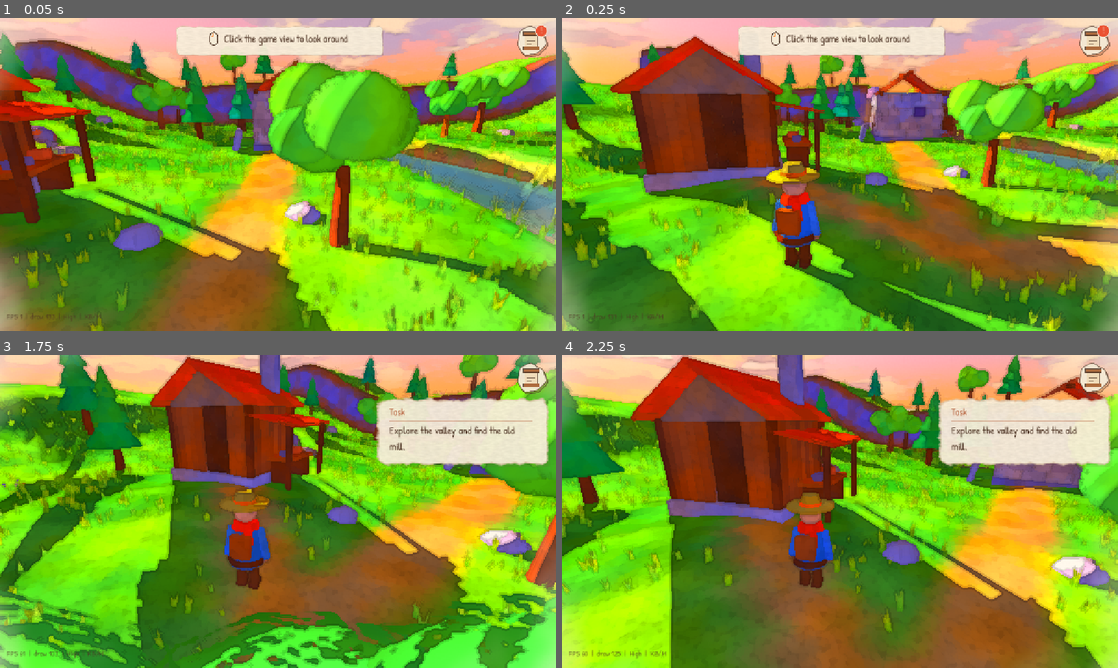
Above: before the commit, frames 1-4 (two rows, left to right).
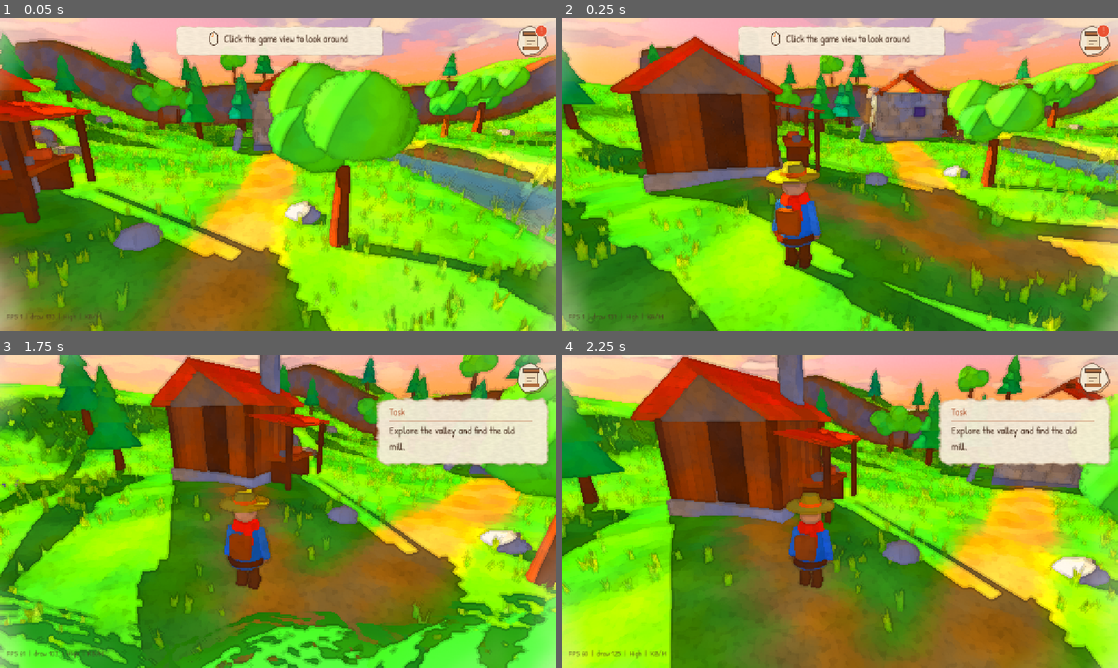
Above: after the commit, the same moments.

Repository: meyildiz1994/degirmen-vadisi
Game: Godot game, scene res://scenes/world/world.tscn
Same seed, same stepped clock (60 frames per second), same inputs: the game is played once before the commit and once after it.
Inputs (mouse positions are in pixels of both pictures, inside the frame that each line leads up to):
- Up to frame 1 (0.05 s): no input
- Up to frame 2 (0.25 s): no input
- Up to frame 3 (1.75 s): tap Enter at 0.5 s; move the mouse to (400, 495) at 0.52 s; hold D (move_right) 0.53-1.28 s; hold E (interact) 0.53-1.28 s; click (400, 495) at 0.67 s; move the mouse to (250, 511) at 1.27 s; hold W (move_forward) from 1.28 s (still down); tap J (quest_log) at 1.35 s
- Up to frame 4 (2.25 s): keep holding W (move_forward); move the mouse to (851, 505) at 2.02 s; hold E (interact) from 2.03 s (still down)

The runs differ from the first frame. In frame 1, 6.8% of the frame differs, in the area x 0-100%, y 7-100%; in frame 2, 5.3%; in frame 3, 3.8%; in frame 4, 5.5%.

Commit message:
Görsel: gölgelerdeki ve kayalardaki mor azaltıldı
Co-Authored-By: Claude Opus 5.5 <noreply@anthropic.com>
Claude-Session: https://claude.ai/code/session_01XSzBb5CLpSanCdnQjNsbSH

Diff:
--- a/scripts/render/palette.gd
+++ b/scripts/render/palette.gd
@@ -15,8 +15,8 @@
 const SUNSET := Color(0.99, 0.54, 0.22)
 const SUNSET_LIGHT := Color(1.0, 0.78, 0.48)
 const LAVENDER := Color(0.57, 0.48, 0.82)
-const STONE := Color(0.70, 0.66, 0.72)
-const STONE_DARK := Color(0.50, 0.46, 0.58)
+const STONE := Color(0.73, 0.70, 0.68)
+const STONE_DARK := Color(0.54, 0.52, 0.54)
 const WOOD := Color(0.68, 0.42, 0.24)
 const WOOD_DARK := Color(0.46, 0.28, 0.18)
 const WOOD_OLD := Color(0.60, 0.50, 0.40)
--- a/scripts/world/atmosphere.gd
+++ b/scripts/world/atmosphere.gd
@@ -63,7 +63,7 @@
 	environment.sky = sky
 	# Gölgeler siyah değil lavanta: ortam ışığı sabit lavanta rengi
 	environment.ambient_light_source = Environment.AMBIENT_SOURCE_COLOR
-	environment.ambient_light_color = Color(0.68, 0.64, 0.92)
+	environment.ambient_light_color = Color(0.70, 0.72, 0.86)
 	environment.ambient_light_energy = 0.9
 	environment.reflected_light_source = Environment.REFLECTION_SOURCE_DISABLED
 	environment.tonemap_mode = Environment.TONE_MAPPER_LINEAR
@@ -90,7 +90,7 @@
 	var kit := MeshKit.new()
 	var rng := RandomNumberGenerator.new()
 	rng.seed = 99
-	var colors := [Palette.MOSS_LIGHT, Palette.LAVENDER, Palette.MOSS, Palette.SKY.lerp(Palette.LAVENDER, 0.5)]
+	var colors := [Palette.MOSS_LIGHT, Palette.SKY.lerp(Palette.MOSS, 0.4), Palette.MOSS, Palette.SKY.lerp(Palette.LAVENDER, 0.3)]
 	for ring in 2:
 		var count := 14 + ring * 6
 		var dist := 48.0 + ring * 28.0
@@ -101,7 +101,7 @@
 			var sq := Vector3(1.0, rng.randf_range(0.55, 0.85), 1.0)
 			var c: Color = colors[(i + ring) % colors.size()]
 			if ring == 1:
-				c = c.lerp(Palette.LAVENDER, 0.5).lerp(Palette.PAPER, 0.3)
+				c = c.lerp(Palette.SKY, 0.45).lerp(Palette.PAPER, 0.3)
 			kit.sphere(pos, r, c, sq, 14)
 	var mi := MeshInstance3D.new()
 	mi.name = "DistantHills"
--- a/scripts/world/resource_props.gd
+++ b/scripts/world/resource_props.gd
@@ -117,5 +117,5 @@
 		var hw := ValleyShape.river_half_width(z)
 		var x := ValleyShape.river_x(z) + side * (hw + _rng.randf_range(-0.2, 0.9))
 		var y := ValleyShape.height(x, z)
-		var mesh := MeshKit.rock_mesh(0.9, 500 + i, Palette.STONE.lerp(Palette.LAVENDER, 0.25))
+		var mesh := MeshKit.rock_mesh(0.9, 500 + i, Palette.STONE.lerp(Palette.STONE_DARK, 0.2))
 		_place(mesh, Vector3(x, y, z), _rng.randf() * TAU, _rng.randf_range(0.8, 1.6))
--- a/scripts/world/valley_terrain.gd
+++ b/scripts/world/valley_terrain.gd
@@ -33,7 +33,7 @@
 	# Dik yamaçlar: toprak ve taş
 	var steep := 1.0 - n.y
 	c = c.lerp(Palette.EARTH, smoothstep(0.18, 0.35, steep))
-	c = c.lerp(Palette.STONE_DARK.lerp(Palette.LAVENDER, 0.3), smoothstep(0.38, 0.6, steep))
+	c = c.lerp(Palette.STONE_DARK.lerp(Palette.EARTH, 0.25), smoothstep(0.38, 0.6, steep))
 	# Dere kıyısı: kum ve ıslak toprak
 	var dr := ValleyShape.distance_to_river(x, z) - ValleyShape.river_half_width(z)
 	c = c.lerp(Palette.SAND, 1.0 - smoothstep(0.2, 1.6, dr))
Not shown, changed: shaders/watercolor_common.gdshaderinc
